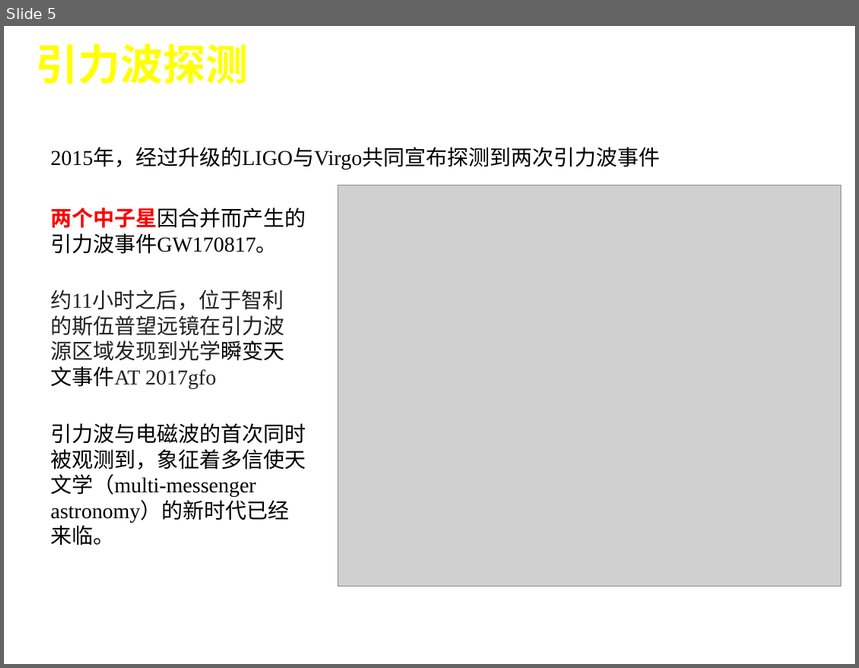
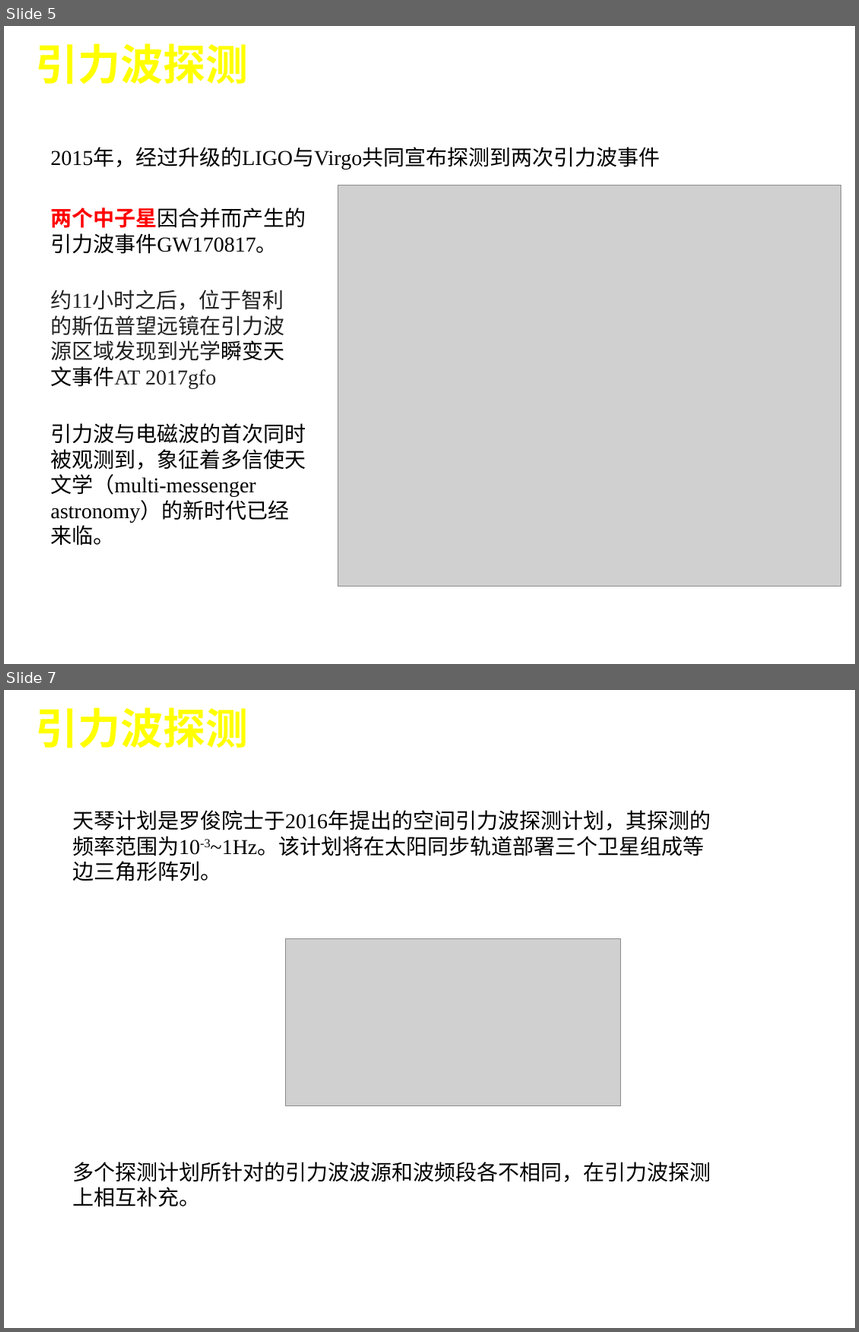
Before and after one commit to cateliu/Test, a slide deck: 第二学年/Report/开题报告/Reference.pptx. Shown one above the other, each under a label of ours: slide 5 before the commit, slides 5 and 7 after it; the slides between them are not shown. The pictures are 859x668 and 859x1332 pixels, drawn with LibreOffice and Linux fonts; fonts in the diff are those of the drawing; grey boxes stand for pictures; background and template pictures are left out. Boxes give left, top, right and bottom in pixels: in the first picture for what was removed or moved away, otherwise in the second. Text is boxed around its words. In the diff, an @@ line names an element or a change of style, - is before the commit and + after.

```diff
--- a/第二学年/Report/开题报告/Reference.pptx
+++ b/第二学年/Report/开题报告/Reference.pptx
@@ slide 7 added at [4, 690, 855, 1328], background #FFFFFF @@
@@ title added at [36, 707, 249, 748], 36 pt, text #FFFF00, bold @@
+引力波探测
@@ text added at [72, 810, 711, 882], 18 pt, text #000000 @@
+天琴计划是罗俊院士于2016年提出的空间引力波探测计划，其探测的频率范围为10-3~1Hz。该计划将在太阳同步轨道部署三个卫星组成等边三角形阵列。
@@ picture added at [286, 939, 621, 1106] @@
@@ text added at [72, 1162, 711, 1208], 18 pt, text #000000 @@
+多个探测计划所针对的引力波波源和波频段各不相同，在引力波探测上相互补充。
```
Also in this commit, not shown: 3 slides changed, 10 other slides added, 1 slide removed, 7 other files.
